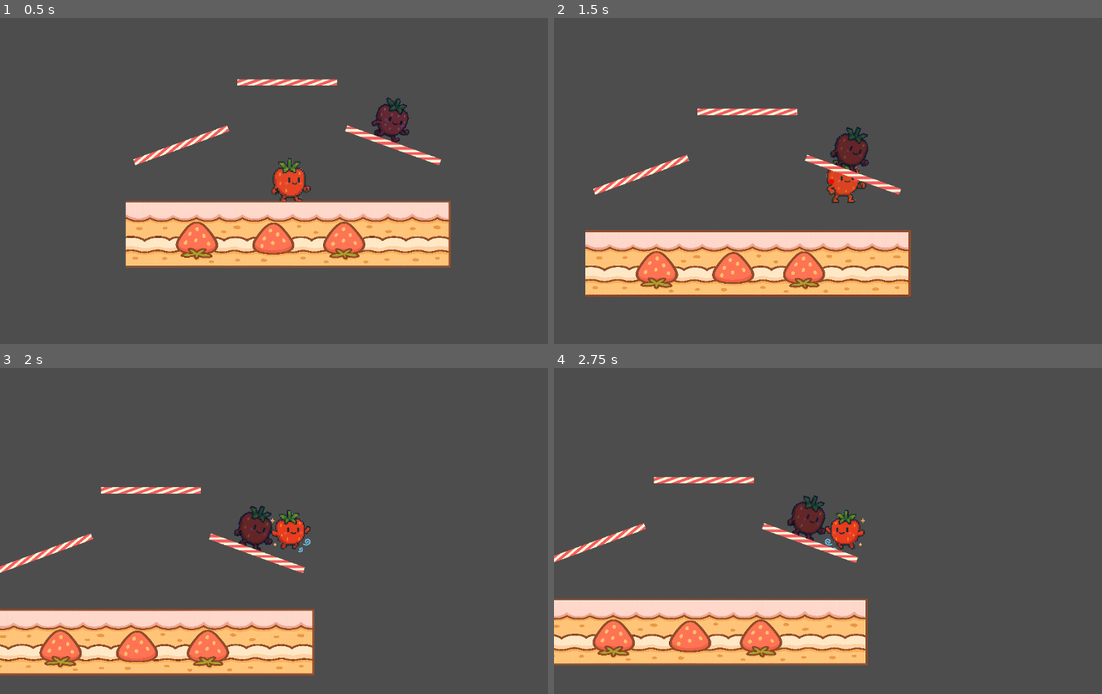
Above: before the commit, frames 1-4 (two rows, left to right).
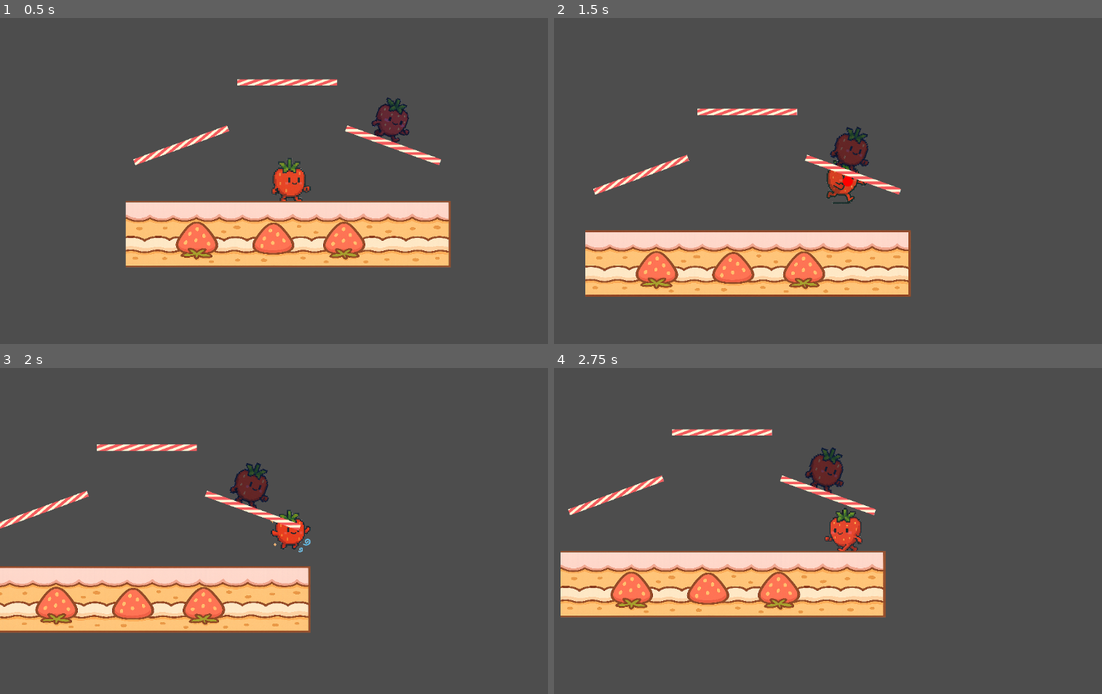
Above: after the commit, the same moments.

Repository: ktarrant/shortcake
Game: Godot game, scene res://scenes/main/Main.tscn
The game is run twice, just before and just after one commit, with the same random seed, the same clock (stepped at 60 frames per second) and the same inputs.
Inputs:
- Up to frame 1 (0.5 s): no input
- Up to frame 2 (1.5 s): hold Right (move_right) from 0.53 s (still down); tap D (attack) at 0.6, 1.35 s; tap Up (jump) at 0.77 s
- Up to frame 3 (2 s): keep holding Right (move_right); tap Up (jump) at 1.52 s
- Up to frame 4 (2.75 s): release Right (move_right) at 2.03 s; hold Left (move_left) from 2.03 s (still down); tap D (attack) at 2.1 s

Frame 1 is identical in both runs. In frame 2, 0.3% of the frame differs, in the area x 49-58%, y 43-58%; in frame 3, 22%; in frame 4, 24%, in the area x 0-61%, y 18-92%.

Commit message:
add air_neutral_attack

Diff:
--- a/scenes/player/Attack.tscn
+++ b/scenes/player/Attack.tscn
@@ -3,6 +3,7 @@
 [ext_resource type="Script" uid="uid://wibtcyx3y7iv" path="res://scripts/Attack.gd" id="1_463qt"]
 
 [sub_resource type="CircleShape2D" id="CircleShape2D_210ii"]
+radius = 20.0
 
 [node name="Attack" type="Node2D"]
 script = ExtResource("1_463qt")
--- a/scenes/player/Player.tscn
+++ b/scenes/player/Player.tscn
@@ -1,7 +1,8 @@
-[gd_scene load_steps=12 format=3 uid="uid://dqq4w7fimk4gi"]
+[gd_scene load_steps=13 format=3 uid="uid://dqq4w7fimk4gi"]
 
 [ext_resource type="Script" uid="uid://blrxjmmfj02y3" path="res://scripts/Player.gd" id="1"]
 [ext_resource type="Texture2D" uid="uid://ci3e3idcrf8q1" path="res://assets/sprites/player/strawberry/strawberry_idle.png" id="2_tpg5x"]
+[ext_resource type="Texture2D" uid="uid://dap2fhcv7rm4q" path="res://assets/sprites/player/strawberry/strawberry_charge.png" id="2_v42im"]
 [ext_resource type="Texture2D" uid="uid://b53omdctpnvof" path="res://assets/sprites/player/strawberry/strawberry_flap.png" id="3_c3xxp"]
 [ext_resource type="Texture2D" uid="uid://1tmvnaamicdp" path="res://assets/sprites/player/strawberry/strawberry_soar.png" id="4_c3xxp"]
 [ext_resource type="Texture2D" uid="uid://b0waad5pljabm" path="res://assets/sprites/player/strawberry/strawberry_walk0.png" id="4_npwbq"]
@@ -18,6 +19,14 @@
 
 [sub_resource type="SpriteFrames" id="SpriteFrames_6ysni"]
 animations = [{
+"frames": [{
+"duration": 1.0,
+"texture": ExtResource("2_v42im")
+}],
+"loop": false,
+"name": &"air_neutral_attack",
+"speed": 5.0
+}, {
 "frames": [{
 "duration": 1.0,
 "texture": SubResource("AtlasTexture_pn6s4")
@@ -83,7 +92,7 @@
 [node name="AnimatedSprite2D" type="AnimatedSprite2D" parent="."]
 scale = Vector2(0.2, 0.2)
 sprite_frames = SubResource("SpriteFrames_6ysni")
-animation = &"neutral_attack"
+animation = &"air_neutral_attack"
 
 [node name="OverlapArea" type="Area2D" parent="."]
 collision_layer = 8
--- a/scripts/Player.gd
+++ b/scripts/Player.gd
@@ -115,12 +115,17 @@
 	# Attack
 	if Input.is_action_just_pressed("attack") and not is_attacking:
 		is_attacking = true
-		sprite.play("neutral_attack")
-		var normal = get_floor_normal()
-		var direction = Vector2(-normal.y, normal.x).normalized()
-		if sprite.flip_h:
-			direction = -direction
-		perform_attack(direction)
+		if is_on_floor():
+			sprite.play("neutral_attack")
+			var normal = get_floor_normal()
+			var direction = Vector2(-normal.y, normal.x).normalized()
+			if sprite.flip_h:
+				direction = -direction
+			perform_attack(direction, 200, 10)
+		else:
+			sprite.play("air_neutral_attack")
+			var direction = Vector2(-1 if sprite.flip_h else 1, 0)
+			perform_attack(direction, 150, 6)
 
 func apply_physics(delta):
 	# Only align base_velocity with floor tangent if grounded and not jumping up
@@ -179,11 +184,12 @@
 		else:
 			sprite.play("jump_release")
 
-func perform_attack(direction: Vector2):
+func perform_attack(direction: Vector2, knockback_force: float, damage: int):
 	var attack = Attack.instantiate()
 	attack.attacker = self
 	attack.global_position = global_position + direction * 64
-	attack.knockback = direction * 200
+	attack.knockback = direction * knockback_force
+	attack.damage = damage
 	get_parent().add_child(attack)
 
 func apply_damage(amount: int, knockback: Vector2):
@@ -193,7 +199,7 @@
 	hitstun_timer = 0.3
 
 func _on_AnimatedSprite2D_animation_finished():
-	if sprite.animation == "neutral_attack":
+	if sprite.animation == "neutral_attack" or sprite.animation == "air_neutral_attack":
 		is_attacking = false
 
 func _on_OverlapArea_body_entered(body):
